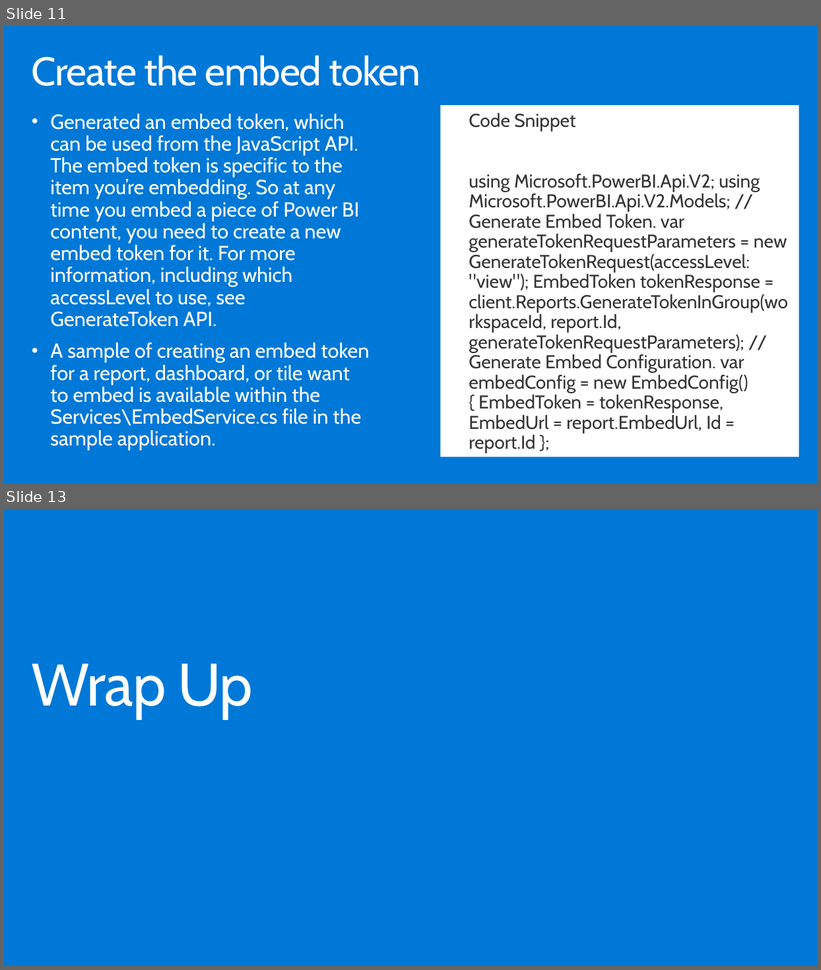
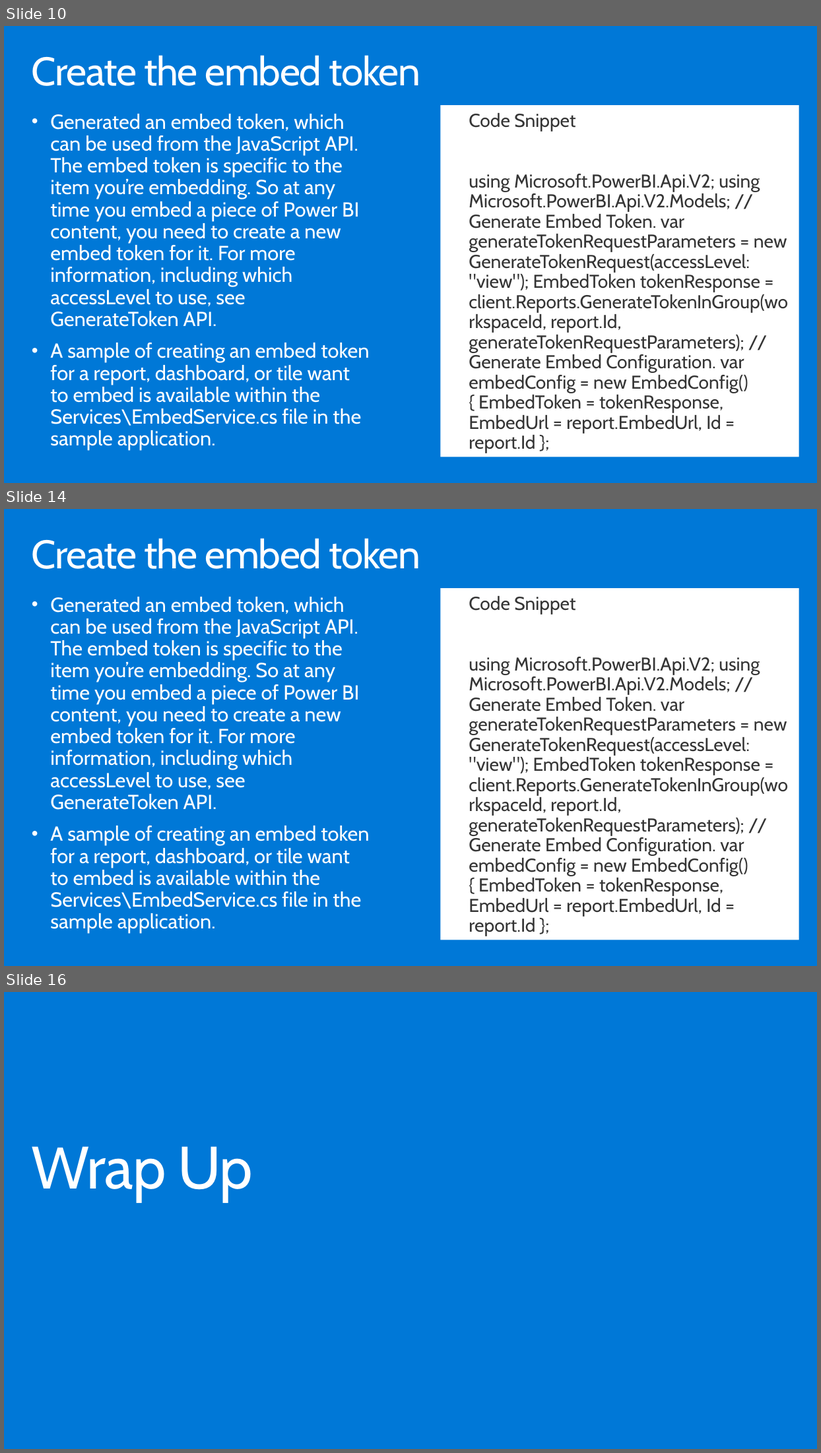
Before and after one commit to hnc198/AzurePowerBI, a slide deck: Hands-on Modules/Embedding/5. Ways to Embed Power BI objects.pptx. Shown one above the other, each under a label of ours: slides 11 and 13 before the commit, slides 10, 14 and 16 after it; the slides between them are not shown. The pictures are 821x970 and 821x1453 pixels, drawn with LibreOffice and Linux fonts; fonts in the diff are those of the drawing. Boxes give left, top, right and bottom in pixels: in the first picture for what was removed or moved away, otherwise in the second. Text is boxed around its words. In the diff, an @@ line names an element or a change of style, - is before the commit and + after.

```diff
--- a/Hands-on Modules/Embedding/5. Ways to Embed Power BI objects.pptx
+++ b/Hands-on Modules/Embedding/5. Ways to Embed Power BI objects.pptx
@@ slide 14 added at bbox=[4, 509, 817, 966], background #0078D7 @@
@@ title added at bbox=[32, 538, 420, 569], 47 pt, text #FFFFFF @@
+Create the embed token
@@ text added at bbox=[50, 597, 369, 933], 24 pt, text #FFFFFF @@
+• Generated an embed token, which can be used from the JavaScript API. The embed token is specific to the item you’re embedding. So at any time you embed a piece of Power BI content, you need to create a new embed token for it. For more information, including which accessLevel to use, see GenerateToken API.
+• A sample of creating an embed token for a report, dashboard, or tile want to embed is available within the Services\EmbedService.cs file in the sample application.
@@ text added at bbox=[441, 588, 799, 947], fill #FFFFFF, 22 pt, text #353535 @@
+• Code Snippet
+• using Microsoft.PowerBI.Api.V2; using Microsoft.PowerBI.Api.V2.Models; // Generate Embed Token. var generateTokenRequestParameters = new GenerateTokenRequest(accessLevel: "view"); EmbedToken tokenResponse = client.Reports.GenerateTokenInGroup(workspaceId, report.Id, generateTokenRequestParameters); // Generate Embed Configuration. var embedConfig = new EmbedConfig() { EmbedToken = tokenResponse, EmbedUrl = report.EmbedUrl, Id = report.Id };
@@ what was slide 11 is now slide 10 @@
@@ what was slide 13 is now slide 16 @@
```
Also in this commit, not shown: 5 slides changed, 2 other slides added, 4 other files.
